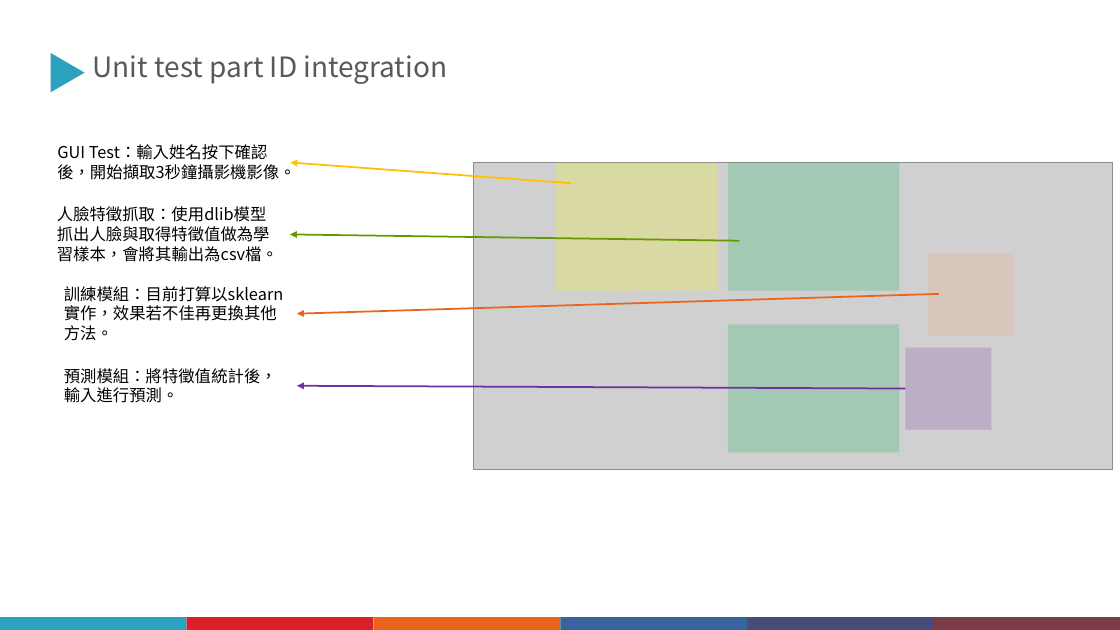
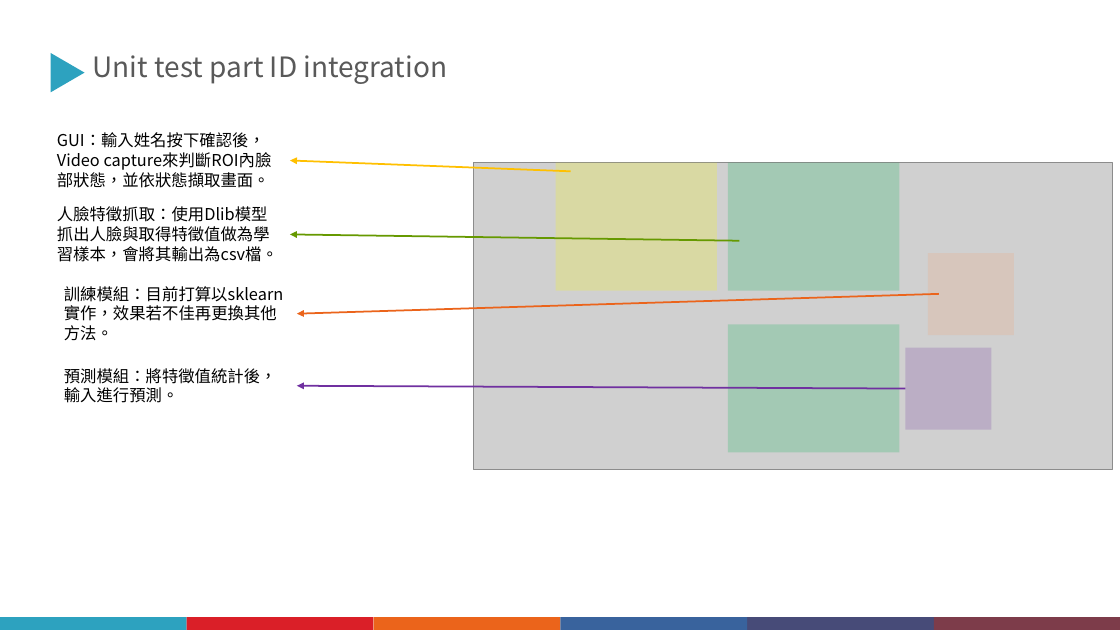
Before and after one commit to JiangXiu01/1091-EmbeddedImageProcessing, a slide deck: slide 17 of 期中報告/1092嵌入式影像_期中報告202105211327.pptx (slide 16 before the commit). Drawn at 1120x630 pixels with LibreOffice and Linux fonts; fonts in the diff are those of the drawing; grey boxes stand for pictures. Boxes give left, top, right and bottom in pixels: in the first picture for what was removed or moved away, otherwise in the second. Text is boxed around its words. In the diff, an @@ line names an element or a change of style, - is before the commit and + after.

```diff
--- a/期中報告/1092嵌入式影像_期中報告202105211327.pptx
+++ b/期中報告/1092嵌入式影像_期中報告202105211327.pptx
@@ text at [57, 132, 270, 188]: text changed @@
-GUI Test：輸入姓名按下確認後，開始擷取3秒鐘攝影機影像。
+GUI：輸入姓名按下確認後，Video capture來判斷ROI內臉部狀態，並依狀態擷取畫面。
@@ arrow moved from (571, 183) - (291, 162) to (571, 171) - (290, 160) @@
@@ text at [57, 206, 278, 262]: text changed @@
-人臉特徵抓取：使用dlib模型抓出人臉與取得特徵值做為學習樣本，會將其輸出為csv檔。
+人臉特徵抓取：使用Dlib模型抓出人臉與取得特徵值做為學習樣本，會將其輸出為csv檔。
```
Also in this commit, not shown: 8 other slides changed, 4 slides added, 3 slides removed.
